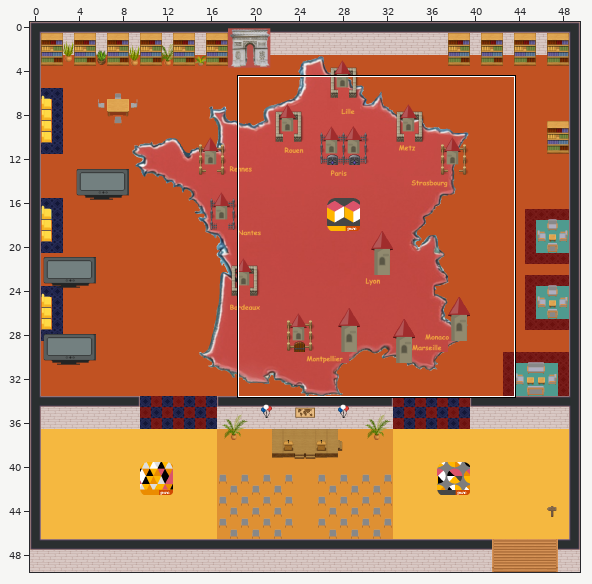
A Tiled map (JSON) gets an edit: map.tmj. Above: a wide view before the commit, with the close-up outlined.
Close-up. The starting point:
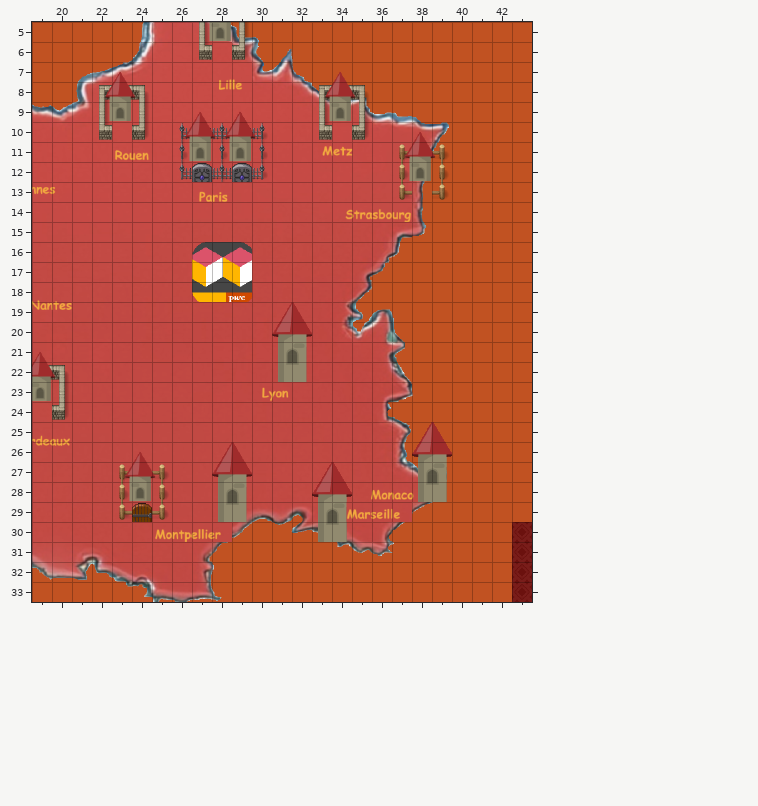
Cells are 32x32 px. Shown: x 19..43, y 5..33.
Once edited:
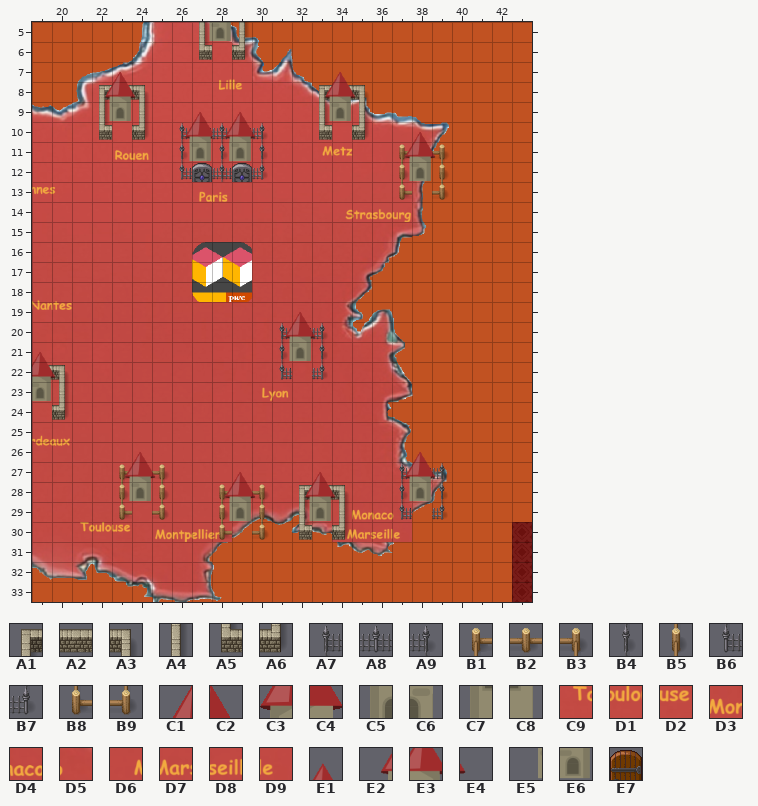
Key: from "Chunk 6": A1 114, A2 115, A3 116, A4 117, A5 120, A6 121, A7 133, A8 134, A9 136, B1 137, B2 138, B3 139, B4 142, B5 145, B6 146, B7 148, B8 154, B9 155, C1 188, C2 189, C3 193, C4 194, C5 196, C6 197, C7 198, C8 199, C9 203, D1 204, D2 205, D3 209, D4 210, D5 211, D6 212, D7 213, D8 214, D9 215, E1 236, E2 237, E3 238, E4 239, E5 240, E6 241, E7 249.
__ is an empty cell.
The exact change:
Layer "furniture/furniture1":
y 19: x 31..32 C1 C2 -> __ __
y 20: x 31..33 C3 C4 __ -> A7 A8 A9
y 21: x 31..33 C5 C6 __ -> B4 __ B4
y 22: x 31..33 C7 C8 __ -> B6 __ B7
y 25: x 38..39 C1 C2 -> __ __
y 26: x 28..29 C1 C2 -> __ __; x 38..39 C3 C4 -> __ __
y 27: x 28..29 C3 C4 -> __ __; x 33..34 C1 C2 -> __ __; x 37..39 __ C5 C6 -> A7 A8 A9
y 28: x 28..30 C5 C6 __ -> B1 B2 B3; x 32..34 __ C3 C4 -> A1 A2 A3; x 36..39 D3 D4 D5 C8 -> __ __ __ __
y 29: x 28..30 C7 C8 __ -> B5 __ B5; x 32..37 __ C5 D6 D7 D8 D9 -> A4 __ A4 D3 D4 D5
y 30: x 21..23 __ __ __ -> C9 D1 D2; x 30 __ -> B9; x 32..37 __ C7 C8 __ __ __ -> A5 __ D6 D7 D8 D9
Layer "furniture/furniture2":
y 10: x 28 E4 -> E2
y 19: x 32 __ -> E1
y 20: x 31..33 __ __ __ -> E2 E3 E4
y 21: x 31..32 __ __ -> E5 E6
y 25: x 38..39 C1 C2 -> __ __
y 26: x 38..39 C3 C4 -> E1 __
y 27: x 29 __ -> E1; x 33..34 C1 C2 -> E1 __; x 37..39 __ C5 C6 -> E2 E3 E4
y 28: x 28..30 __ __ __ -> E2 E3 E4; x 32..34 __ C3 C4 -> E2 E3 E4; x 37..39 __ C7 C8 -> B4 E6 B4
y 29: x 24 E7 -> __; x 28..29 __ __ -> E5 E6; x 32..34 __ C5 C6 -> E5 E6 __; x 37 __ -> B6; x 39 __ -> B7
y 30: x 28 __ -> B8; x 33..34 C7 C8 -> __ A6
Layer "furniture/furniture3":
y 10: x 28 E2 -> __
y 28: x 37 __ -> E5
Boxes around the changes in both close-ups, in picture pixels (x1, y1, x2, y2):
changed: (212, 132, 215, 138)
changed: (272, 302, 328, 382)
changed: (299, 422, 452, 542)
changed: (212, 442, 269, 540)
changed: (80, 503, 152, 532)
